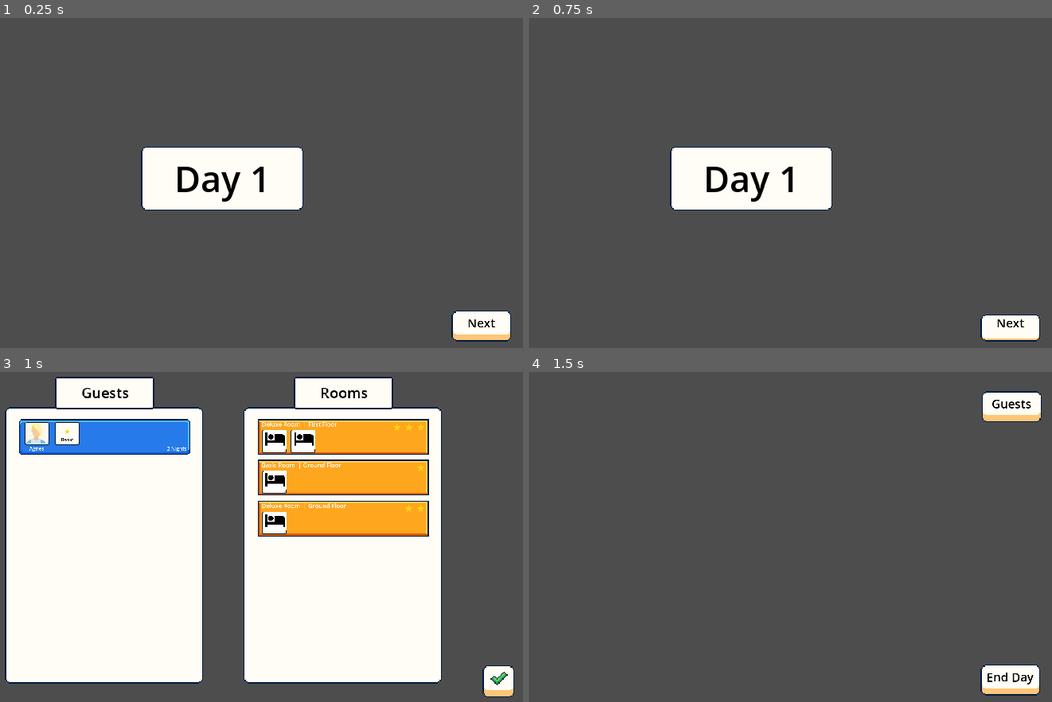
Above: before the commit, frames 1-4 (two rows, left to right).
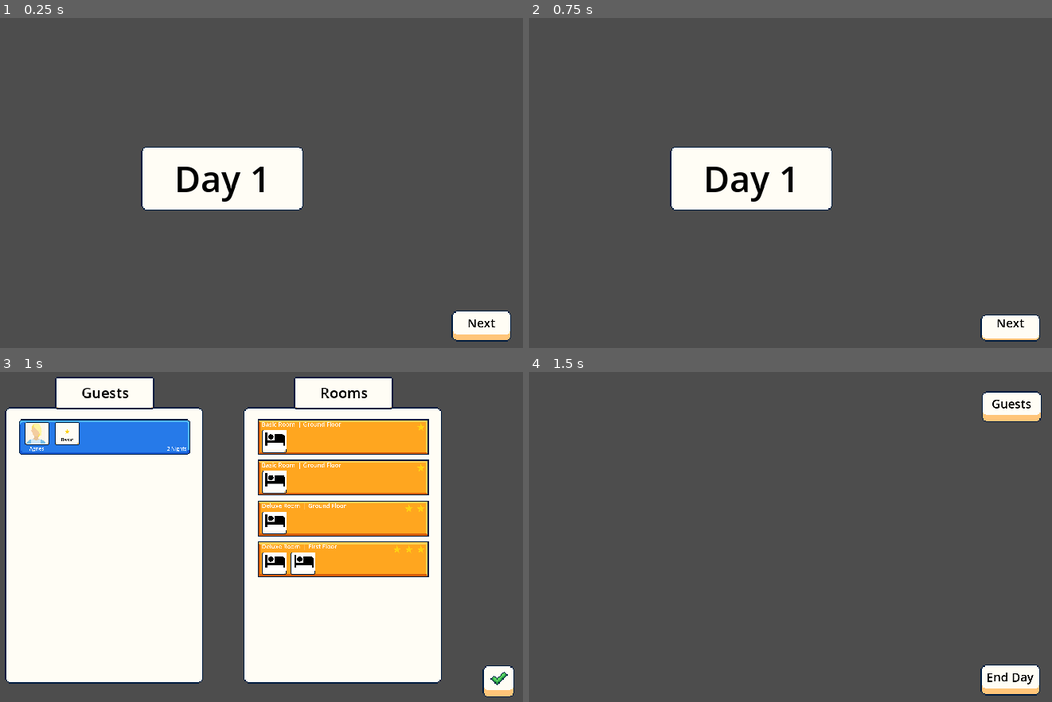
Above: after the commit, the same moments.

Repository: cmclaudet/Hot-Spring-Game
Game: Godot game, scene res://Scenes/main.tscn
The game is run twice, just before and just after one commit, with the same random seed, the same clock (stepped at 60 frames per second) and the same inputs.
Inputs (mouse positions are in pixels of both pictures, inside the frame that each line leads up to):
- Up to frame 1 (0.25 s): no input
- Up to frame 2 (0.75 s): tap Enter at 0.5 s; move the mouse to (1010, 324) at 0.52 s; click (1010, 324) at 0.67 s
- Up to frame 3 (1 s): no input
- Up to frame 4 (1.5 s): click (1025, 682) at 1.25 s

Frames 1-2 are identical in both runs. In frame 3, 3.6% of the frame differs, in the area x 49-83%, y 15-63%; in frame 4, nothing differs.

Commit message:
Define starting rooms in main scene

Diff:
--- a/Scenes/main.tscn
+++ b/Scenes/main.tscn
@@ -1,13 +1,17 @@
-[gd_scene load_steps=5 format=3 uid="uid://bwmluk17i6j5o"]
+[gd_scene load_steps=8 format=3 uid="uid://bwmluk17i6j5o"]
 
 [ext_resource type="Script" path="res://Scripts/main.gd" id="1_db02v"]
 [ext_resource type="PackedScene" uid="uid://clottyp36sw47" path="res://Scenes/Shared/ui_button_text.tscn" id="2_rud5e"]
+[ext_resource type="Resource" uid="uid://mf8m1v1fmebc" path="res://Resources/Rooms/room_single_basic.tres" id="2_sapie"]
+[ext_resource type="Resource" uid="uid://vyk7knu378vy" path="res://Resources/Rooms/room_double_deluxe.tres" id="3_aoxhj"]
+[ext_resource type="Resource" uid="uid://pcwjypr160va" path="res://Resources/Rooms/room_queen_deluxe.tres" id="4_yjq01"]
 [ext_resource type="Script" path="res://Scripts/button_open_guest_ui.gd" id="5_l5yd0"]
 [ext_resource type="Script" path="res://Scripts/button_end_day.gd" id="6_mlxts"]
 
 [node name="Main" type="Node2D" node_paths=PackedStringArray("ui_container")]
 script = ExtResource("1_db02v")
 ui_container = NodePath("Control")
+starting_rooms = Array[Resource("res://Scripts/Resources/room.gd")]([ExtResource("2_sapie"), ExtResource("2_sapie"), ExtResource("3_aoxhj"), ExtResource("4_yjq01")])
 
 [node name="Control" type="Control" parent="."]
 layout_mode = 3
--- a/Scripts/main.gd
+++ b/Scripts/main.gd
@@ -1,6 +1,7 @@
 extends Node2D
 
 @export var ui_container : Control
+@export var starting_rooms : Array[Room]
 
 func _ready():
 	ui_container.hide()
@@ -13,7 +14,7 @@
 
 func init_state():
 	StateService.state.day = 1
-	StateService.state.available_rooms = LoaderUtil.load_rooms()
+	StateService.state.available_rooms = starting_rooms
 
 func _on_end_day_ui_button_signal_end_day():
 	GameManager.end_day()
